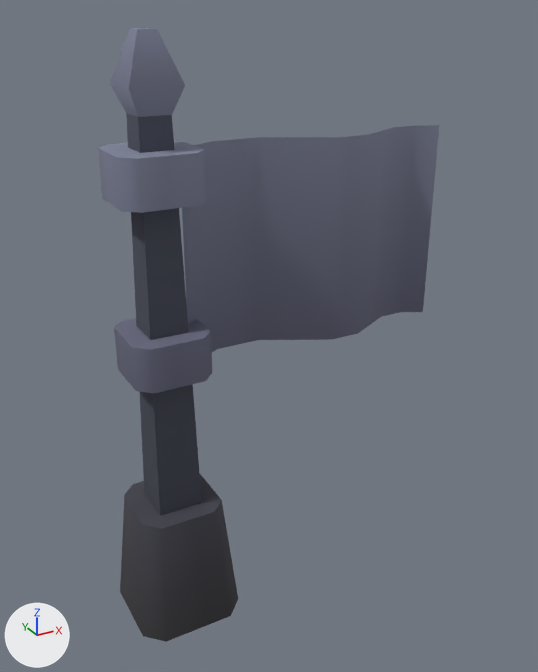
The glTF model data/meshes/flag.glb: old version first, new version second.
Both versions are drawn from a 50 mm camera at (-0.8, -2.21, 2.15) aimed at (0.45, 0.08, 1.01). Lighting does not change. The marker at lower left points along +X, +Y and +Z. The first picture is the older version. Vertices at exactly the same position are counted once.

In view in the first picture: 'flag'.
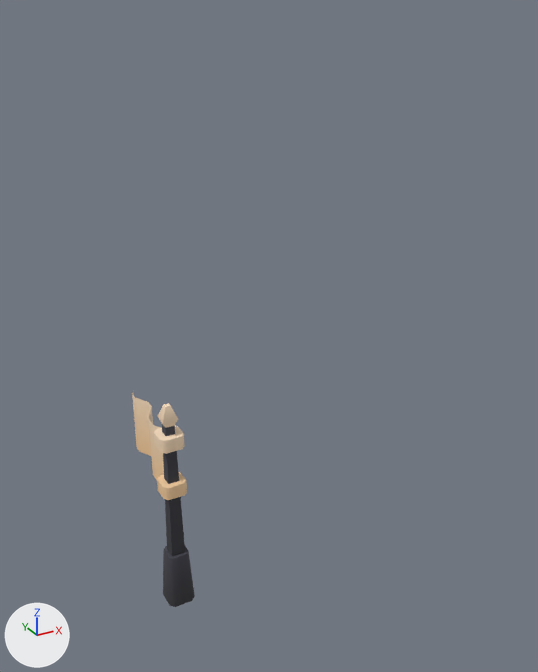
Pixel boxes (x1, y1, x2, y2) of what changed, in the pictures (538 x 672 px; the box of a moved part takes in the faces that stretch with it):
'flag', reshaped (81% narrower, 65% shorter): before (98, 28, 439, 642); after (132, 392, 195, 607)
part 1 of me_flag, moved or reshaped: before (110, 28, 202, 516); after (158, 403, 185, 556)
part 2 of me_flag, moved or reshaped: before (98, 140, 207, 213); after (157, 472, 187, 500)
part 3 of me_flag, moved or reshaped: before (114, 318, 212, 393); after (154, 426, 185, 454)
part 4 of me_flag, moved or reshaped: before (182, 125, 439, 352); after (132, 392, 164, 480)
part 5 of me_flag, added: after (163, 546, 195, 607)
part 6 of me_flag, deleted: before (120, 474, 238, 642)

The change, as a list of edits to the scene's bpy script:
```text
Change me_flag:
    used by ob_flag; location = (0.0, 0.0, 0.0)
    remove me_flag.from_pydata(...)  # 82 vertices, 128 faces; spans x -0.2..1.14, y -0.2..0.2, z 0.0..2.1
    add me_flag.from_pydata(...)  # 82 vertices, 128 faces; spans x -0.05..0.05, y -0.05..0.38, z 0.0..0.87
    me_flag part 1: the loose piece of 16 vertices spanning x -0.09..0.09, y -0.09..0.09, z 0.0..2.1 is scaled about the mesh origin by (0.333, 0.333, 0.417)
    me_flag part 2: the loose piece of 16 vertices spanning x -0.14..0.14, y -0.14..0.14, z 1.6..1.76 is scaled about its middle by 0.333, then moved by (0.0, 0.0, -1.15)
    me_flag part 3: the loose piece of 16 vertices spanning x -0.14..0.14, y -0.14..0.14, z 1.0..1.16 is scaled about its middle by 0.333, then moved by (0.0, 0.0, -0.35)
    me_flag part 4: the loose piece of 18 vertices spanning x 0.09..1.14, y -0.05..0.08, z 1.0..1.75 is turned 90 degrees about the z axis through its middle and scaled by 0.333, then moved by (-0.62, 0.19, -0.75)
    me_flag part 5: a new loose piece of 16 vertices spanning x -0.05..0.05, y -0.05..0.05, z 0.0..0.23, in mat_colormap
    me_flag part 6
    16 vertices are removed from x -0.2..0.2, y -0.2..0.2, z 0.0..0.47
    28 faces are deleted
```
